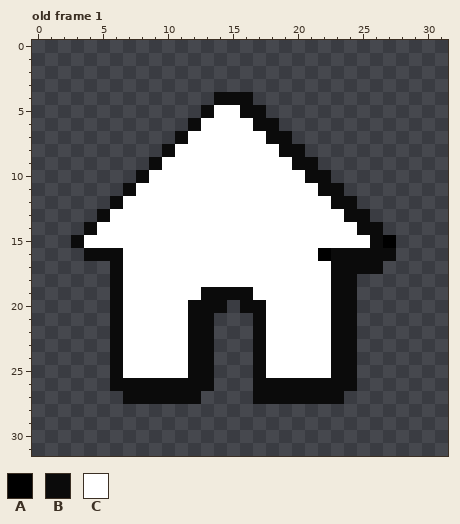
Pixel-art file: web/static/assets/icons/icons.aseprite. The picture above is the old version.
32x32 pixels, 9 frames. Shown: old frame 1. The commit also changed other frames, which this record leaves out.
Visible layers, top first: "Layer 3", "Layer 2".
Palette (. is transparent): A #000000  B #0b0b0b  C #ffffff
Pixels before, old frame 1, first column x 3:
 4 ...........BBB...........
 5 ..........BCCBB..........
 6 .........BCCCCBB.........
 7 ........BCCCCCCBB........
 8 .......BCCCCCCCCBB.......
 9 ......BCCCCCCCCCCBB......
10 .....BCCCCCCCCCCCCBB.....
11 ....BCCCCCCCCCCCCCCBB....
12 ...BCCCCCCCCCCCCCCCCBB...
13 ..BCCCCCCCCCCCCCCCCCCBB..
14 .BCCCCCCCCCCCCCCCCCCCCBB.
15 BCCCCCCCCCCCCCCCCCCCCCCBA
16 .BBBCCCCCCCCCCCCCCCABBBBB
17 ...BCCCCCCCCCCCCCCCCBBBB.
18 ...BCCCCCCCCCCCCCCCCBB...
19 ...BCCCCCCBBBBCCCCCCBB...
20 ...BCCCCCBBB.BBCCCCCBB...
21 ...BCCCCCBB...BCCCCCBB...
22 ...BCCCCCBB...BCCCCCBB...
23 ...BCCCCCBB...BCCCCCBB...
24 ...BCCCCCBB...BCCCCCBB...
25 ...BCCCCCBB...BCCCCCBB...
26 ...BBBBBBBB...BBBBBBBB...
27 ....BBBBBB....BBBBBBB....
New version:
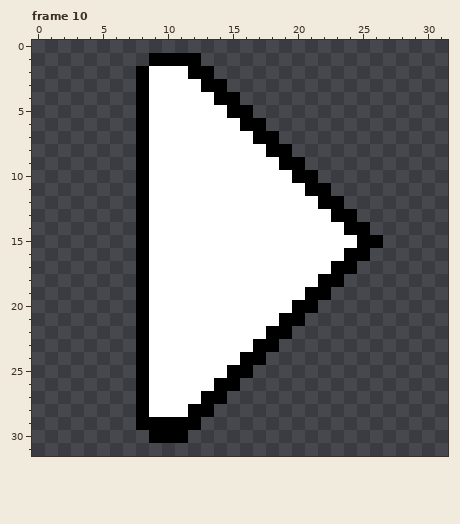
A new or re-ordered frame is compared with the old frame closest to it.
Change:
frames 9 -> 12
Frame 10 is new; against old frame 1, layers "Layer 3", "Layer 2":
y 1: x 9..12 .... -> AAAA
y 2: x 8..13 ...... -> ACCCAA
y 3: x 8..14 ....... -> ACCCCAA
y 4: x 8..16 ......BBB -> ACCCCCAA.
y 5: x 8..13 .....B -> ACCCCC; x 15..17 CBB -> AA.
y 6: x 8..12 ....B -> ACCCC; x 16..18 CBB -> AA.
y 7: x 8..11 ...B -> ACCC; x 17..19 CBB -> AA.
y 8: x 8..10 ..B -> ACC; x 18..20 CBB -> AA.
y 9: x 8..9 .B -> AC; x 19..21 CBB -> AA.
y 10: x 8 B -> A; x 20..22 CBB -> AA.
y 11: x 7..8 BC -> .A; x 21..23 CBB -> AA.
y 12: x 6..8 BCC -> ..A; x 22..24 CBB -> AA.
y 13: x 5..8 BCCC -> ...A; x 23..25 CBB -> AA.
y 14: x 4..8 BCCCC -> ....A; x 24..26 CBB -> AA.
y 15: x 3..8 BCCCCC -> .....A; x 25..27 CBA -> AA.
y 16: x 4..8 BBBCC -> ....A; x 22..27 ABBBBB -> CCAA..
y 17: x 6..8 BCC -> ..A; x 23..26 BBBB -> AA..
y 18: x 6..8 BCC -> ..A; x 22..24 CBB -> AA.
y 19: x 6..8 BCC -> ..A; x 13..16 BBBB -> CCCC; x 21..24 CCBB -> AA..
y 20: x 6..8 BCC -> ..A; x 12..17 BBB.BB -> CCCCCC; x 20..24 CCCBB -> AA...
y 21: x 6..8 BCC -> ..A; x 12..17 BB...B -> CCCCCC; x 19..24 CCCCBB -> AA....
y 22: x 6..8 BCC -> ..A; x 12..24 BB...BCCCCCBB -> CCCCCCAA.....
y 23: x 6..8 BCC -> ..A; x 12..24 BB...BCCCCCBB -> CCCCCAA......
y 24: x 6..8 BCC -> ..A; x 12..24 BB...BCCCCCBB -> CCCCAA.......
y 25: x 6..8 BCC -> ..A; x 12..24 BB...BCCCCCBB -> CCCAA........
y 26: x 6..15 BBBBBBBB.. -> ..ACCCCCAA; x 17..24 BBBBBBBB -> ........
y 27: x 7..14 BBBBBB.. -> .ACCCCAA; x 17..23 BBBBBBB -> .......
y 28: x 8..13 ...... -> ACCCAA
y 29: x 8..12 ..... -> AAAAA
y 30: x 9..11 ... -> AAA
